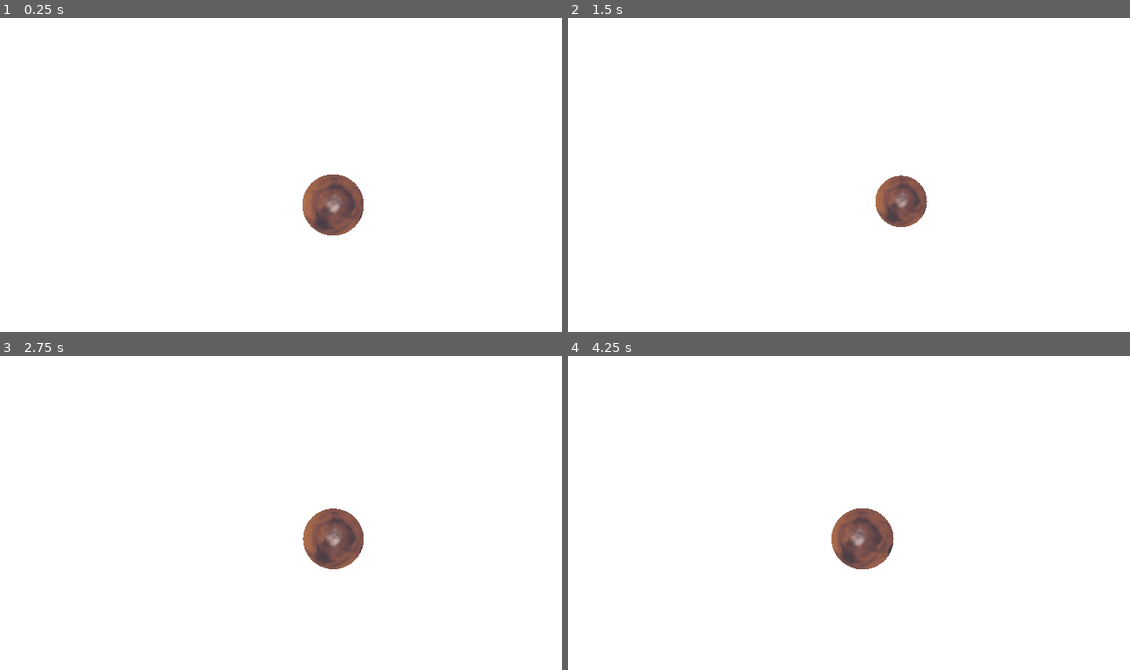
Above: before the commit, frames 1-4 (two rows, left to right).
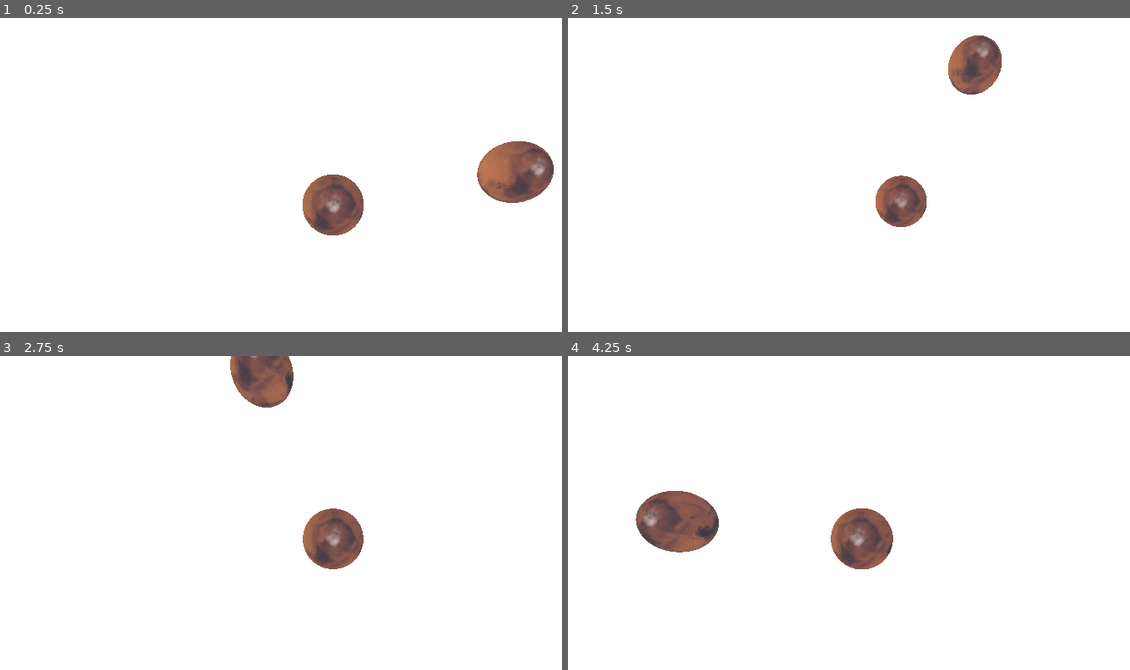
Above: after the commit, the same moments.

Repository: DarkLegend001/Space-Simulator
Game: Godot game, scene res://main/main.tscn
The game is run twice, just before and just after one commit, with the same random seed, the same clock (stepped at 60 frames per second) and the same inputs. A sky picture missing from this copy of the repository is replaced by a grey-blue gradient.
Inputs:
- Up to frame 1 (0.25 s): no input
- Up to frame 2 (1.5 s): hold S (camera_back) 0.53-1.28 s; tap Ctrl (camera_down) at 1.35 s
- Up to frame 3 (2.75 s): hold W (camera_forward) from 2.03 s (still down)
- Up to frame 4 (4.25 s): release W (camera_forward) at 2.78 s; tap A (camera_left) at 2.85 s; hold D (camera_right) from 3.53 s (still down)

The runs differ from the first frame. In frame 1, 2.1% of the frame differs, in the area x 58-99%, y 39-59%; in frame 2, 1.4%; in frame 3, 1.6%; in frame 4, 2.3%, in the area x 12-59%, y 42-68%.

Commit message:
add distance scaling

Diff:
--- a/controller/simulation_controller.gd
+++ b/controller/simulation_controller.gd
@@ -2,7 +2,7 @@
 
 var simulation: Simulation
 # timesteps per frame
-@export var speed := 30
+@export var speed := 1000
 var renderer = preload("res://rendering/celestial_body_renderer.tscn")
 
 # Called when the node enters the scene tree for the first time.
--- a/rendering/celestial_body_renderer.gd
+++ b/rendering/celestial_body_renderer.gd
@@ -8,12 +8,5 @@
 
 # Called every frame. 'delta' is the elapsed time since the previous frame.
 func _process(_delta: float) -> void:
-	position = body.pos
+	position = body.pos / Globals.distance_scale
 	rotation = body.rot
-
-func _init():
-	pass
-
-func update_pos(pos: Vector3, rot: Vector3):
-	self.pos = pos
-	self.rot = rot
--- a/simulation/simulation.gd
+++ b/simulation/simulation.gd
@@ -10,7 +10,7 @@
 
 
 func _init():
-	timestep = 1
+	timestep = 60
 	totalTime = 0
 	celestial_bodies = Array()
 	calculator = PhysicsCalculator.new()
